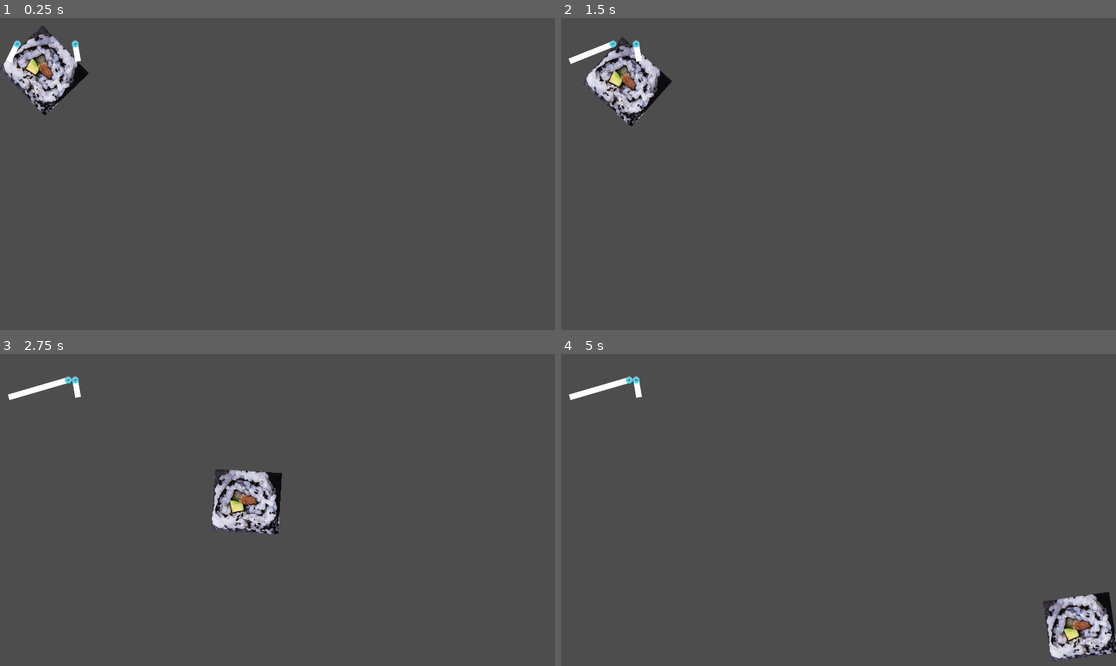
Above: before the commit, frames 1-4 (two rows, left to right).
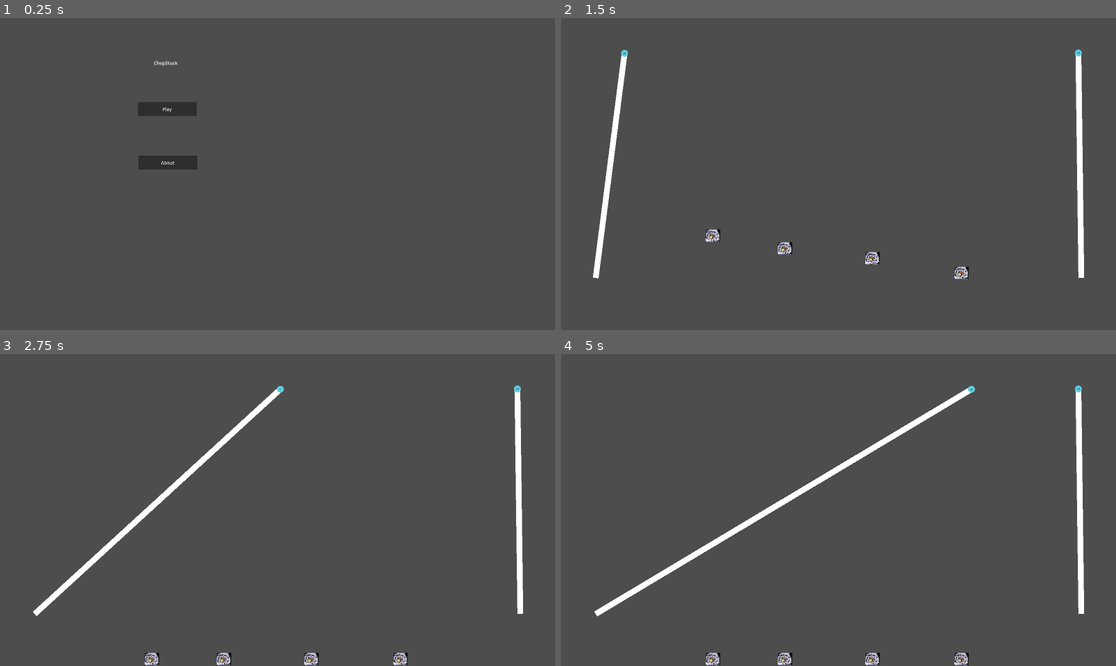
Above: after the commit, the same moments.

Repository: jrattur/GGJ-2024-RoughLaugh
Game: Godot game, scene res://GameScenes/MainMenu/MainMenu.tscn
Two runs of this game, one before a commit and one after it. Both use one fixed random seed, a clock stepped at 60 frames per second and the inputs below. Before the commit the project starts from res://Meka/POV_Prototype.tscn.
Inputs (mouse positions are in pixels of both pictures, inside the frame that each line leads up to):
- Up to frame 1 (0.25 s): no input
- Up to frame 2 (1.5 s): click (727, 108) at 0.5 s, where only the run after the commit has a clickable "Play"; tap Enter (ui_accept) at 1.25 s; hold D (l_move_right) from 1.28 s (still down)
- Up to frame 3 (2.75 s): keep holding D (l_move_right); tap Enter (ui_accept) at 1.52, 2.27 s
- Up to frame 4 (5 s): release D (l_move_right) at 2.78 s; hold A (l_move_left) 2.78-3.53 s; hold D (l_move_right) from 3.53 s (still down); tap Enter (ui_accept) at 3.77, 4.52 s

The runs differ from the first frame. In frame 1, 3.2% of the frame differs, in the area x 0-36%, y 2-49%; in frame 2, 4.2%; in frame 3, 4.9%; in frame 4, 5.1%, in the area x 1-100%, y 7-100%.

Commit message:
have main menu

Diff:
--- a/GGJ-2024-RoughLaugh/Meka/MainMenu.gd
+++ b/GGJ-2024-RoughLaugh/GameScenes/MainMenu/MainMenu.gd
@@ -12,4 +12,4 @@
 
 
 func _on_play_button_pressed():
-	get_tree().change_scene_to_file("res://Meka/POV_Prototype.tscn")
+	get_tree().change_scene_to_file("res://GameScenes/Level1/Level1.tscn")
--- a/GGJ-2024-RoughLaugh/Meka/MainMenu.tscn
+++ b/GGJ-2024-RoughLaugh/GameScenes/MainMenu/MainMenu.tscn
@@ -1,9 +1,9 @@
 [gd_scene load_steps=2 format=3 uid="uid://c2x6cdp8hd0se"]
 
-[ext_resource type="Script" path="res://Meka/MainMenu.gd" id="1_qhy8o"]
+[ext_resource type="Script" path="res://GameScenes/MainMenu/MainMenu.gd" id="1_gukeq"]
 
 [node name="MainMenu" type="Node2D"]
-script = ExtResource("1_qhy8o")
+script = ExtResource("1_gukeq")
 
 [node name="Title" type="Label" parent="."]
 offset_left = 532.0
--- a/GGJ-2024-RoughLaugh/Player/sushi.tscn
+++ b/GGJ-2024-RoughLaugh/Player/sushi.tscn
@@ -1,23 +1,19 @@
 [gd_scene load_steps=4 format=3 uid="uid://bxw886swyr5id"]
 
 [ext_resource type="Texture2D" uid="uid://dclq56mtjjlea" path="res://sprites/sushi1.png" id="1_bjxbw"]
+[ext_resource type="Script" path="res://Player/sushi.gd" id="1_ckao6"]
 
-[sub_resource type="PhysicsMaterial" id="PhysicsMaterial_0f4y3"]
+[sub_resource type="RectangleShape2D" id="RectangleShape2D_fm63c"]
+size = Vector2(55.875, 48)
 
-[sub_resource type="RectangleShape2D" id="RectangleShape2D_y2wk7"]
-size = Vector2(239, 219)
-
-[node name="RigidBody2D" type="RigidBody2D"]
-collision_layer = 4
-collision_mask = 7
-physics_material_override = SubResource("PhysicsMaterial_0f4y3")
-gravity_scale = 0.0
+[node name="CharacterBody2D" type="CharacterBody2D"]
+script = ExtResource("1_ckao6")
 
 [node name="CollisionShape2D" type="CollisionShape2D" parent="."]
-position = Vector2(2, 1)
-shape = SubResource("RectangleShape2D_y2wk7")
+position = Vector2(0.0625, 0)
+shape = SubResource("RectangleShape2D_fm63c")
 
-[node name="Sushi1" type="Sprite2D" parent="."]
-position = Vector2(0, 0.999992)
-scale = Vector2(1.28039, 1.31522)
+[node name="Sprite2D" type="Sprite2D" parent="."]
+position = Vector2(-1, 0)
+scale = Vector2(0.279006, 0.276398)
 texture = ExtResource("1_bjxbw")
--- a/GGJ-2024-RoughLaugh/project.godot
+++ b/GGJ-2024-RoughLaugh/project.godot
@@ -11,7 +11,7 @@
 [application]
 
 config/name="GGJ-2024-RoughLaugh"
-run/main_scene="res://Meka/POV_Prototype.tscn"
+run/main_scene="res://GameScenes/MainMenu/MainMenu.tscn"
 config/features=PackedStringArray("4.2", "Mobile")
 config/icon="res://icon.svg"
 "<<<<<<<HEAD[display]window/size/viewport_width"=320
